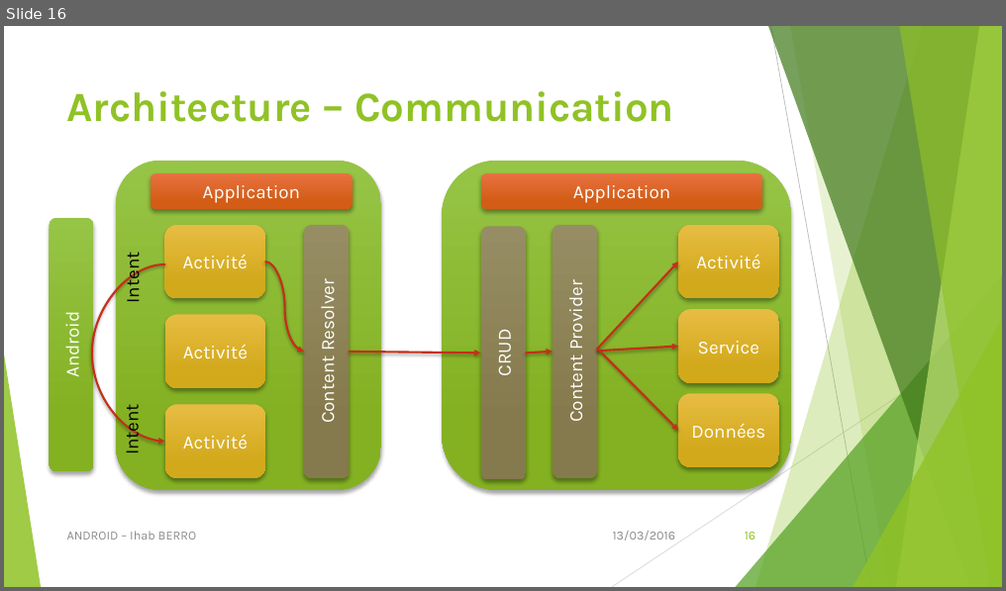
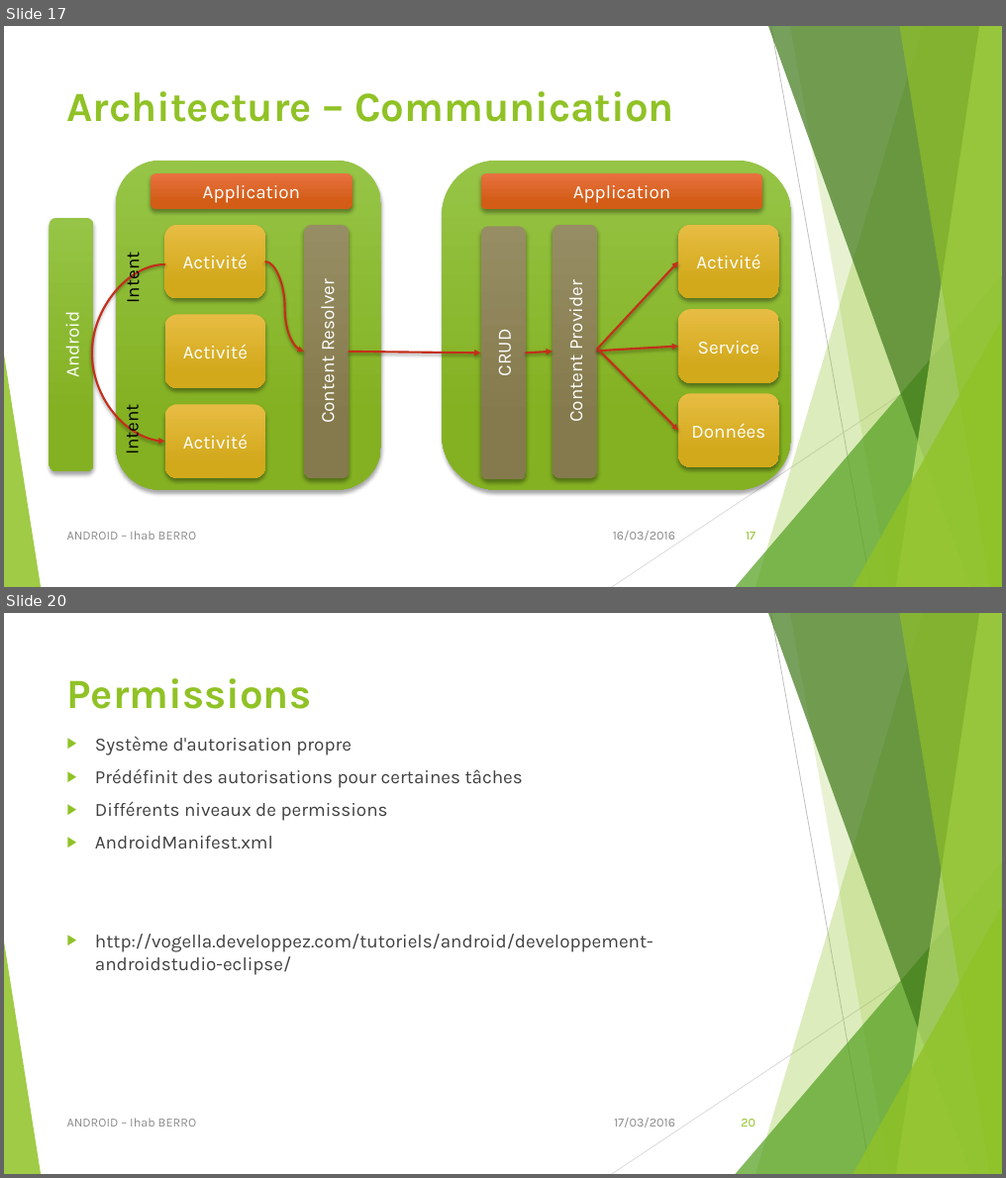
Before and after one commit to iberro/SMB214, a slide deck: Android.pptx. Shown one above the other, each under a label of ours: slide 16 before the commit, slides 17 and 20 after it; the slides between them are not shown. The pictures are 1006x591 and 1006x1178 pixels, drawn with LibreOffice and Linux fonts; fonts in the diff are those of the drawing. Boxes give left, top, right and bottom in pixels: in the first picture for what was removed or moved away, otherwise in the second. Text is boxed around its words. In the diff, an @@ line names an element or a change of style, - is before the commit and + after.

Commit message:
Manifest

```diff
--- a/Android.pptx
+++ b/Android.pptx
@@ slide 20 added at bbox=[4, 613, 1002, 1174], background #FFFFFF; not listed: 10 template elements that a slide beside it also shows @@
@@ title added at bbox=[67, 678, 312, 709], 40 pt, text #90C226, bold @@
+Permissions
@@ text added at bbox=[95, 736, 653, 975], 18 pt, text #404040 @@
+▶ Système d'autorisation propre
+▶ Prédéfinit des autorisations pour certaines tâches
+▶ Différents niveaux de permissions
+▶ AndroidManifest.xml
+▶ http://vogella.developpez.com/tutoriels/android/developpement-androidstudio-eclipse/
@@ text added at bbox=[67, 1118, 196, 1127], 12 pt, text #8C8C8C @@
+ANDROID – Ihab BERRO
@@ text added at bbox=[614, 1118, 675, 1128], 12 pt, text #8C8C8C @@
+17/03/2016
@@ page number added at bbox=[741, 1119, 755, 1127], 12 pt, text #90C226 @@
+20
@@ what was slide 16 is now slide 17 @@
@@ slide 17 changed as well @@
@@ text at bbox=[613, 531, 675, 541]: text changed @@
-13/03/2016
+16/03/2016
@@ page number at bbox=[746, 532, 755, 540]: text changed @@
-16
+17
```
Also in this commit, not shown: 15 other slides changed, 2 other slides added.
